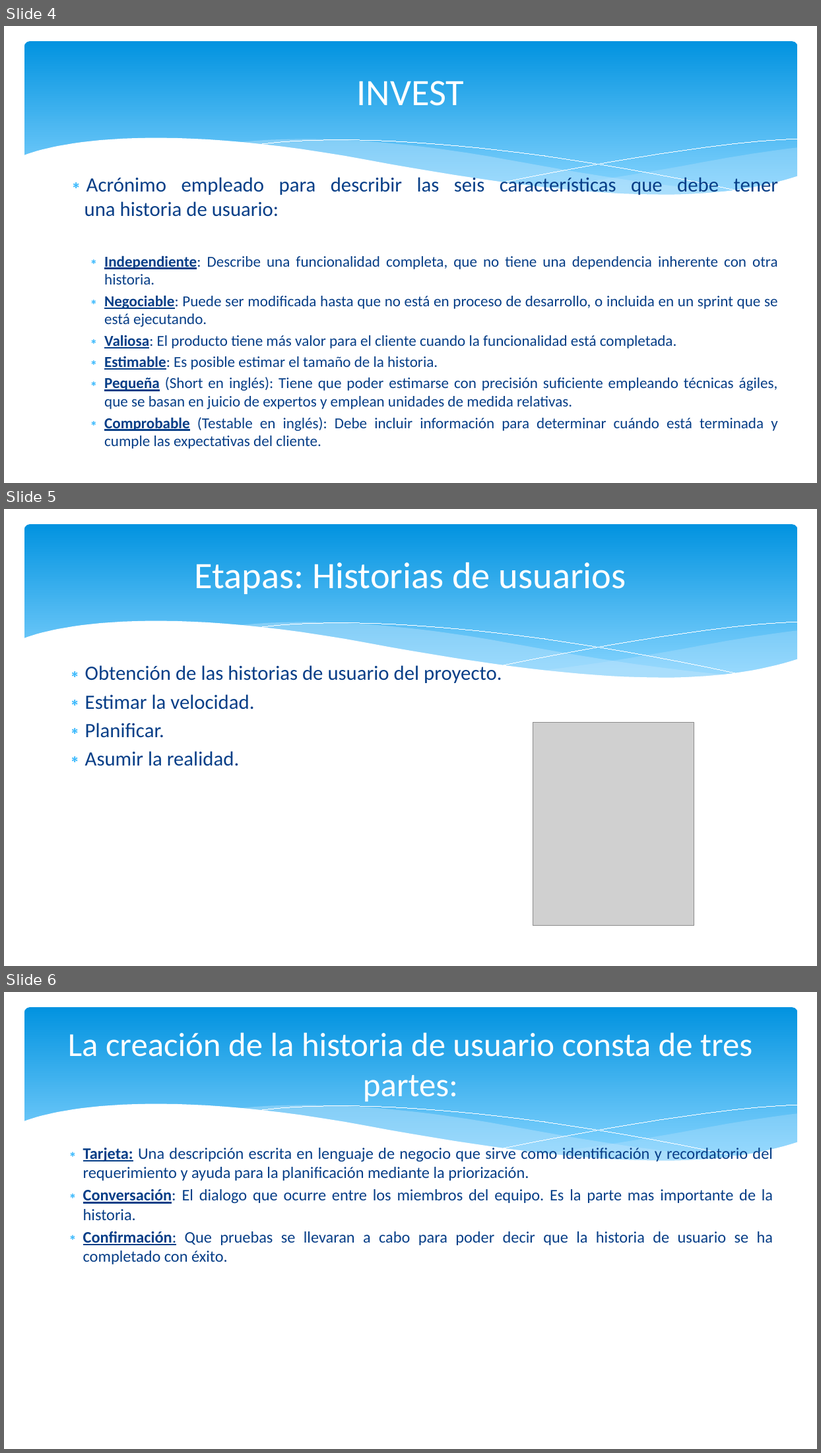
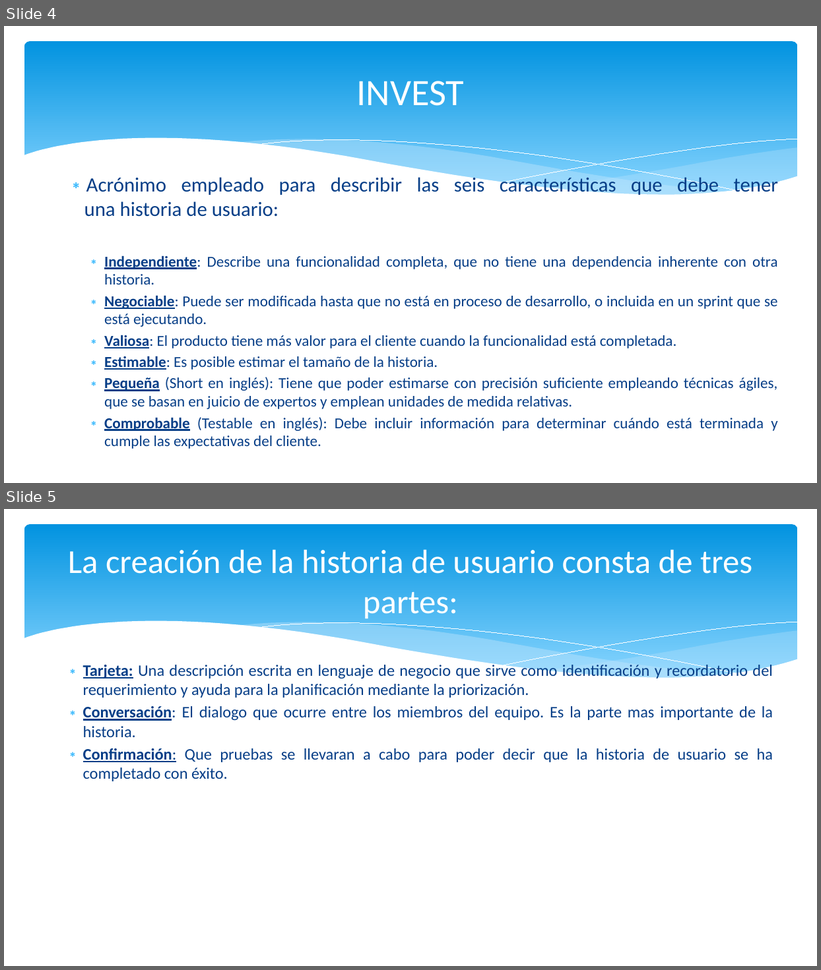
Before and after one commit to JulianAguilar/Equipo6AdminProy, a slide deck: Exposiciones/Puntos por historia de usuarioHVG.pptx. Shown one above the other, each under a label of ours: slides 4, 5 and 6 before the commit, slides 4 and 5 after it. The pictures are 821x1453 and 821x970 pixels, drawn with LibreOffice and Linux fonts; fonts in the diff are those of the drawing; grey boxes stand for pictures. Boxes give left, top, right and bottom in pixels: in the first picture for what was removed or moved away, otherwise in the second. Text is boxed around its words. In the diff, an @@ line names an element or a change of style, - is before the commit and + after.

```diff
--- a/Exposiciones/Puntos por historia de usuarioHVG.pptx
+++ b/Exposiciones/Puntos por historia de usuarioHVG.pptx
@@ slide 5 removed at [4,509,817,966], background #FFFFFF; not listed: 6 template elements that a slide beside it also shows @@
@@ title removed at [194,562,626,594] @@
-Etapas: Historias de usuarios
@@ text removed at [85,663,502,766] @@
-∗ Obtención de las historias de usuario del proyecto.
-∗ Estimar la velocidad.
-∗ Planificar.
-∗ Asumir la realidad.
@@ picture removed at [533,722,694,926] @@
@@ what was slide 6 is now slide 5 @@
```
Also in this commit, not shown: 4 other slides removed.
